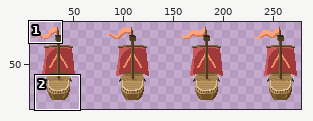
Edited in one commit: sprite sheet (src/animations/Enemy3Up.png). Above: a wide view before the commit, with the close-up outlined.
Close-up. Earlier state:
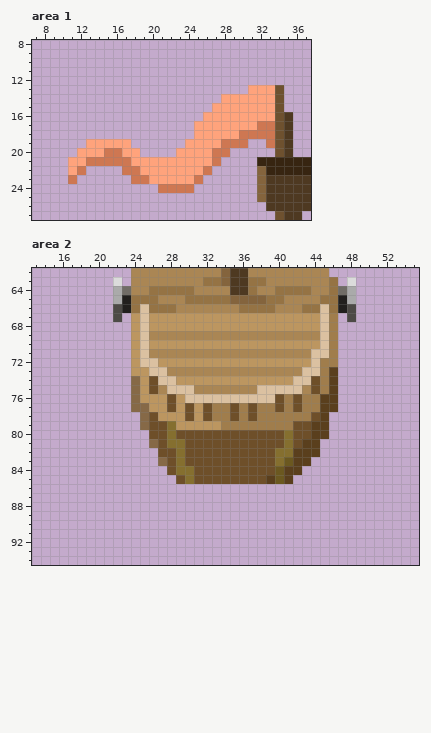
The file is 296x96 pixels. Colours within 5 levels of each other are drawn and written as one. Shown: area 1: x 7..37, y 8..27; area 2: x 13..55, y 62..94. The wide view leaves out empty margins. The commit also changed other parts of the picture, which this record leaves out.
New version:
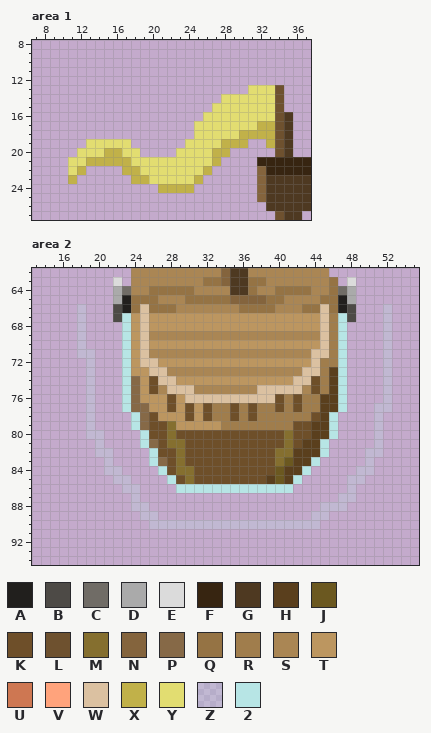
Palette (. is transparent): A #211f1d  B #4d4a46  C #706c66  D #aaaaaa  E #dbdbdb  F #372511  G #4e3921  H #5a3f1d  J #6b5820  K #6e4f29  L #6e512f  M #856f2f  N #84643d  P #866947  Q #957344  R #a07d4c  S #aa8654  T #bc9660  U #ce7752  V #ffa37c  W #dbc1a1  X #c1b149  Y #e2dd71  Z #b7e5e53d  2 #b7e5e5
Changes in this commit:
--- area 1
@@ x 7..37 @@
 12 ...............................
-13 ........................VVVL...
-14 .....................VVVVVVL...
-15 ....................VVVVVVVL...
-16 ...................VVVVVVVVLG..
-17 ..................VVVVVVVUULG..
-18 ..................VVVVVUUUULG..
-19 ......VVVVV......VVVVUUU..ULG..
-20 .....VVVUUVV....VVVVUU.....LG..
-21 ....VVUUUUUVVVVVVVVVU....FFFFFF
-22 ....VU....UUVVVVVVVU.....NFFFFF
-23 ....U......UUVVVVVU......NGGGGG
-24 ..............UUUU.......NGGGGG
+13 ........................YYYL...
+14 .....................YYYYYYL...
+15 ....................YYYYYYYL...
+16 ...................YYYYYYYYLG..
+17 ..................YYYYYYYXXLG..
+18 ..................YYYYYXXXXLG..
+19 ......YYYYY......YYYYXXX..XLG..
+20 .....YYYXXYY....YYYYXX.....LG..
+21 ....YYXXXXXYYYYYYYYYX....FFFFFF
+22 ....YX....XXYYYYYYYX.....NFFFFF
+23 ....X......XXYYYYYX......NGGGGG
+24 ..............XXXX.......NGGGGG
 25 .........................NGGGGG
--- area 2
@@ x 13..55 @@
 65 .........DAQQQSSSQQQQQNNNNQQSSSSQQAD.......
-66 .........BAQWQQQSSSSSSSQQQQSSSQQWQAB.......
-67 .........B.TWTTTTTTTTTTTTTTTTTTTWR.B.......
-68 ...........TWTTTTTTTTTTTTTTTTTTTWR.........
-69 ...........TWSSSSSSSSSSSSSSSSSSSWR.........
-70 ...........TWTTTTTTTTTTTTTTTTTTTWR.........
-71 ...........TWSSSSSSSSSSSSSSSSSSWWR.........
-72 ...........TWWTTTTTTTTTTTTTTTTTWRR.........
-73 ...........TTWWSSSSSSSSSSSSSSSWWRH.........
-74 ...........PTKWWTTTTTTTTTTTTTWWKRH.........
-75 ...........PTKSWWWSSSSSSSWWWWWSKRH.........
-76 ...........PTTTKTWWWWWWWWWWKRKRRHH.........
-77 ...........PPTTKTKTKRRKRKRRKRKRRHH.........
-78 ............PKTTTKTKRRKRKRRRRRRKH..........
-79 ............PKKMTTTTTRRRRRRRRKKHH..........
-80 .............KKMKKKKKKKKKKKKMKKHH..........
-81 .............PKMMKKKKKKKKKKKMKHH...........
-82 ..............KKMKKKKKKKKKKMMHHH...........
-83 ..............PKMKKKKKKKKKKMJHH............
-84 ...............KMMKKKKKKKKKJHH.............
-85 ................KMKKKKKKKKHJH..............
-86 ...........................................
-87 ...........................................
-88 ...........................................
-89 ...........................................
-90 ...........................................
+66 .....Z...BAQWQQQSSSSSSSQQQQSSSQQWQAB...Z...
+67 .....Z...B2TWTTTTTTTTTTTTTTTTTTTWR2B...Z...
+68 .....Z....2TWTTTTTTTTTTTTTTTTTTTWR2....Z...
+69 .....Z....2TWSSSSSSSSSSSSSSSSSSSWR2....Z...
+70 .....Z....2TWTTTTTTTTTTTTTTTTTTTWR2....Z...
+71 .....ZZ...2TWSSSSSSSSSSSSSSSSSSWWR2....Z...
+72 ......Z...2TWWTTTTTTTTTTTTTTTTTWRR2....Z...
+73 ......Z...2TTWWSSSSSSSSSSSSSSSWWRH2....Z...
+74 ......Z...2PTKWWTTTTTTTTTTTTTWWKRH2....Z...
+75 ......Z...2PTKSWWWSSSSSSSWWWWWSKRH2....Z...
+76 ......Z...2PTTTKTWWWWWWWWWWKRKRRHH2....Z...
+77 ......Z...2PPTTKTKTKRRKRKRRKRKRRHH2...ZZ...
+78 ......Z....2PKTTTKTKRRKRKRRRRRRKH2....Z....
+79 ......Z....2PKKMTTTTTRRRRRRRRKKHH2....Z....
+80 ......ZZ....2KKMKKKKKKKKKKKKMKKHH2....Z....
+81 .......Z....2PKMMKKKKKKKKKKKMKHH2.....Z....
+82 .......ZZ....2KKMKKKKKKKKKKMMHHH2....ZZ....
+83 ........Z....2PKMKKKKKKKKKKMJHH2.....Z.....
+84 ........ZZ....2KMMKKKKKKKKKJHH2.....ZZ.....
+85 .........ZZ....2KMKKKKKKKKHJH2.....ZZ......
+86 ..........ZZ....2222222222222......Z.......
+87 ...........Z......................ZZ.......
+88 ...........ZZ...................ZZZ........
+89 ............ZZ.................ZZ..........
+90 .............ZZZZZZZZZZZZZZZZZZZ...........
 91 ...........................................
